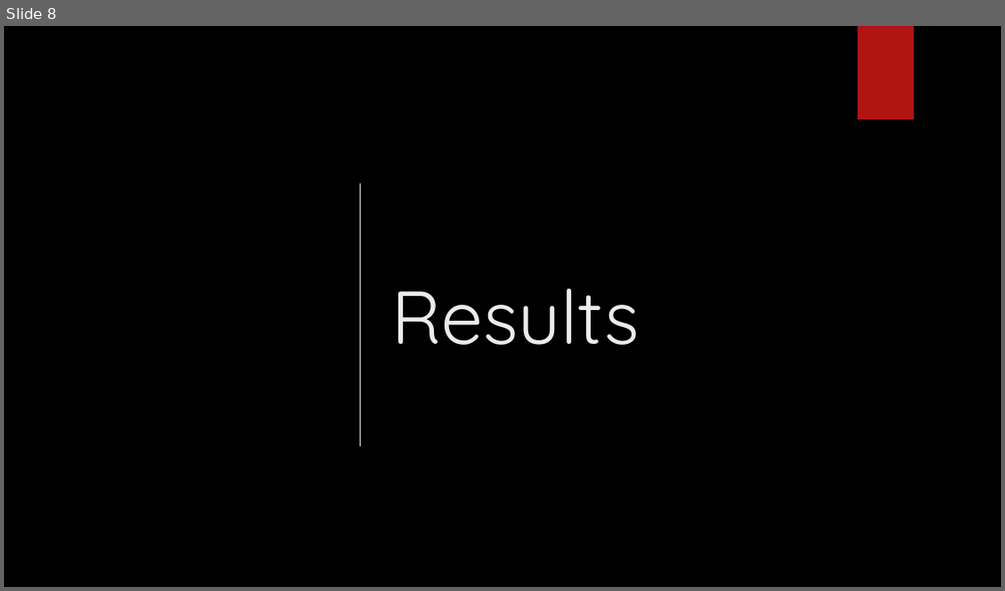
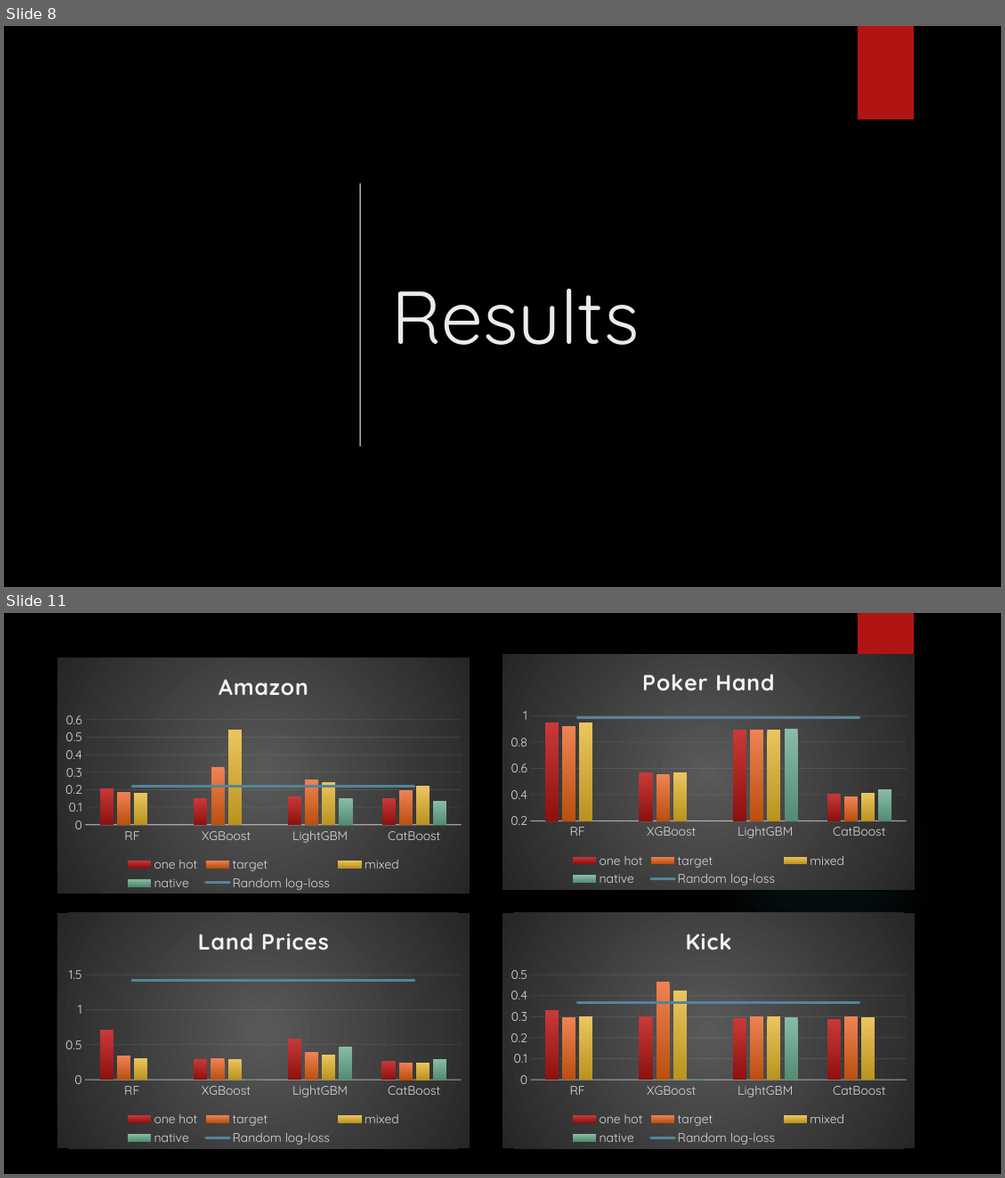
Before and after one commit to mohannishant6/MSc-Thesis, a slide deck: GBDT.pptx. Shown one above the other, each under a label of ours: slide 8 before the commit, slides 8 and 11 after it; the slides between them are not shown. The pictures are 1005x591 and 1005x1178 pixels, drawn with LibreOffice and Linux fonts; fonts in the diff are those of the drawing; grey boxes stand for pictures; background and template pictures are left out. Boxes give left, top, right and bottom in pixels: in the first picture for what was removed or moved away, otherwise in the second. Text is boxed around its words. In the diff, an @@ line names an element or a change of style, - is before the commit and + after.

```diff
--- a/GBDT.pptx
+++ b/GBDT.pptx
@@ slide 11 added at <box>4,613,1001,1174</box>, background picture (left out) @@
@@ rectangle added at <box>858,613,914,706</box>, fill #B01513 @@
@@ column chart added at <box>57,657,469,893</box> @@
+title "Amazon "
+categories: RF, XGBoost, LightGBM, CatBoost
+one hot: 0.21, 0.15, 0.16, 0.15
+target: 0.19, 0.33, 0.26, 0.2
+mixed: 0.18, 0.55, 0.24, 0.22
+native: 0, 0, 0.15, 0.13
+Random log-loss: 0.22, 0.22, 0.22, 0.22
@@ column chart added at <box>502,654,914,890</box> @@
+title "Poker Hand "
+categories: RF, XGBoost, LightGBM, CatBoost
+one hot: 0.95, 0.57, 0.9, 0.41
+target: 0.92, 0.55, 0.9, 0.38
+mixed: 0.95, 0.57, 0.9, 0.41
+native: -, -, 0.9, 0.44
+Random log-loss: 0.99, 0.99, 0.99, 0.99
@@ ellipse added at <box>708,750,938,981</box>, fill gradient #50B9C1 @@
@@ column chart added at <box>57,913,469,1149</box> @@
+title "Land Prices "
+categories: RF, XGBoost, LightGBM, CatBoost
+one hot: 0.71, 0.3, 0.58, 0.27
+target: 0.34, 0.3, 0.39, 0.25
+mixed: 0.31, 0.29, 0.36, 0.25
+native: 0, 0, 0.47, 0.3
+Random log-loss: 1.42, 1.42, 1.42, 1.42
@@ column chart added at <box>502,913,914,1149</box> @@
+title "Kick "
+categories: RF, XGBoost, LightGBM, CatBoost
+one hot: 0.33, 0.3, 0.29, 0.29
+target: 0.3, 0.47, 0.3, 0.3
+mixed: 0.3, 0.42, 0.3, 0.3
+native: 0, 0, 0.3, -
+Random log-loss: 0.37, 0.37, 0.37, 0.37
```
Also in this commit, not shown: 1 slide changed, 1 other slide added, 1 slide removed, 3 other files.
